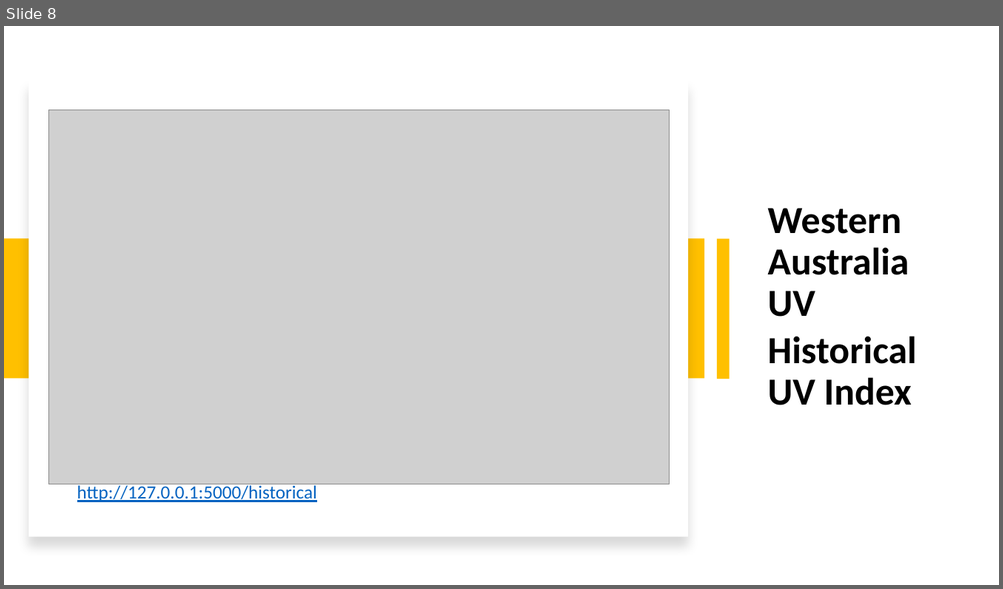
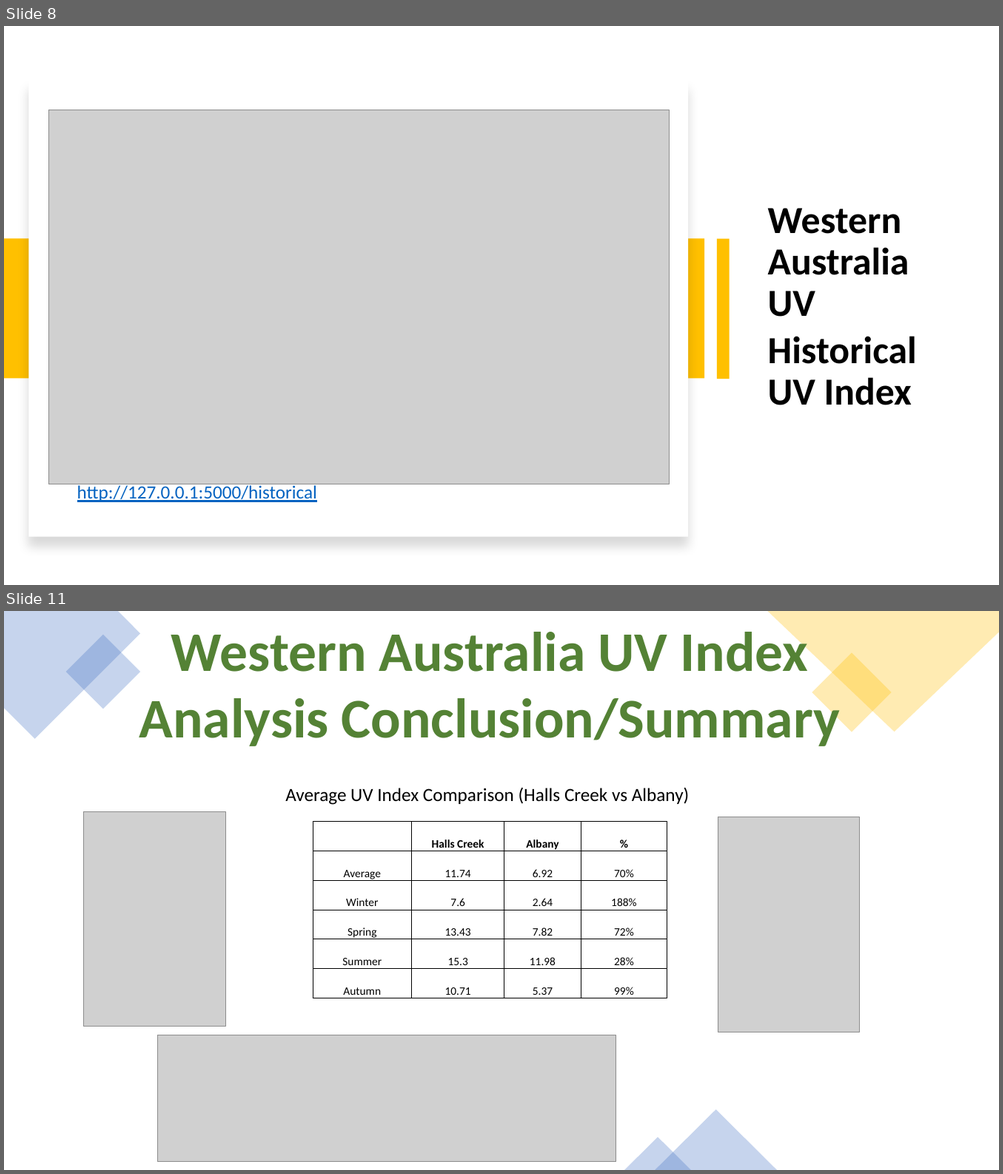
Before and after one commit to parastoorazavi/Data-Analytics-Project-2, a slide deck: Presentation.pptx. Shown one above the other, each under a label of ours: slide 8 before the commit, slides 8 and 11 after it; the slides between them are not shown. The pictures are 1003x589 and 1003x1174 pixels, drawn with LibreOffice and Linux fonts; fonts in the diff are those of the drawing; grey boxes stand for pictures. Boxes give left, top, right and bottom in pixels: in the first picture for what was removed or moved away, otherwise in the second. Text is boxed around its words. In the diff, an @@ line names an element or a change of style, - is before the commit and + after.

```diff
--- a/Presentation.pptx
+++ b/Presentation.pptx
@@ slide 11 added at bbox=[4, 611, 999, 1170], background #FFFFFF @@
@@ freeform shape added at bbox=[4, 611, 141, 739], fill #4472C4 at 30% opacity @@
@@ text added at bbox=[139, 624, 839, 746], 54 pt, text #548235, bold @@
+Western Australia UV Index
+Analysis Conclusion/Summary
@@ freeform shape added at bbox=[767, 611, 999, 732], fill #FFC000 at 30% opacity @@
@@ rectangle added at bbox=[66, 635, 141, 709], fill #4472C4 at 30% opacity @@
@@ rectangle added at bbox=[811, 653, 891, 732], fill #FFC000 at 30% opacity @@
@@ text added at bbox=[285, 787, 688, 805], 18 pt, text #000000 @@
+Average UV Index Comparison (Halls Creek vs Albany)
@@ picture added at bbox=[84, 812, 225, 1028] @@
@@ table added at bbox=[313, 821, 668, 998], 6 rows, 4 columns @@
+ | Halls Creek | Albany | %
+Average | 11.74 | 6.92 | 70%
+Winter | 7.6 | 2.64 | 188%
+Spring | 13.43 | 7.82 | 72%
+Summer | 15.3 | 11.98 | 28%
+Autumn | 10.71 | 5.37 | 99%
@@ picture added at bbox=[718, 817, 859, 1033] @@
@@ picture added at bbox=[157, 1036, 615, 1162] @@
@@ triangle added at bbox=[654, 1111, 777, 1170], fill #4472C4 at 30% opacity @@
@@ triangle added at bbox=[625, 1138, 691, 1170], fill #4472C4 at 30% opacity @@
```
Also in this commit, not shown: 2 slides changed, 2 other slides added, 1 other file.
